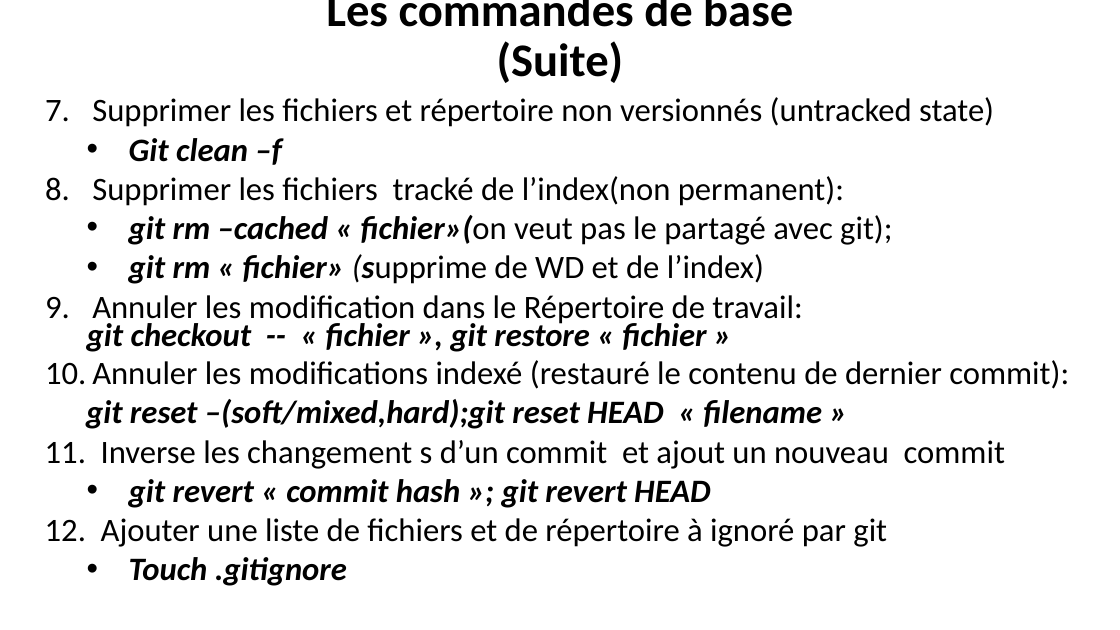
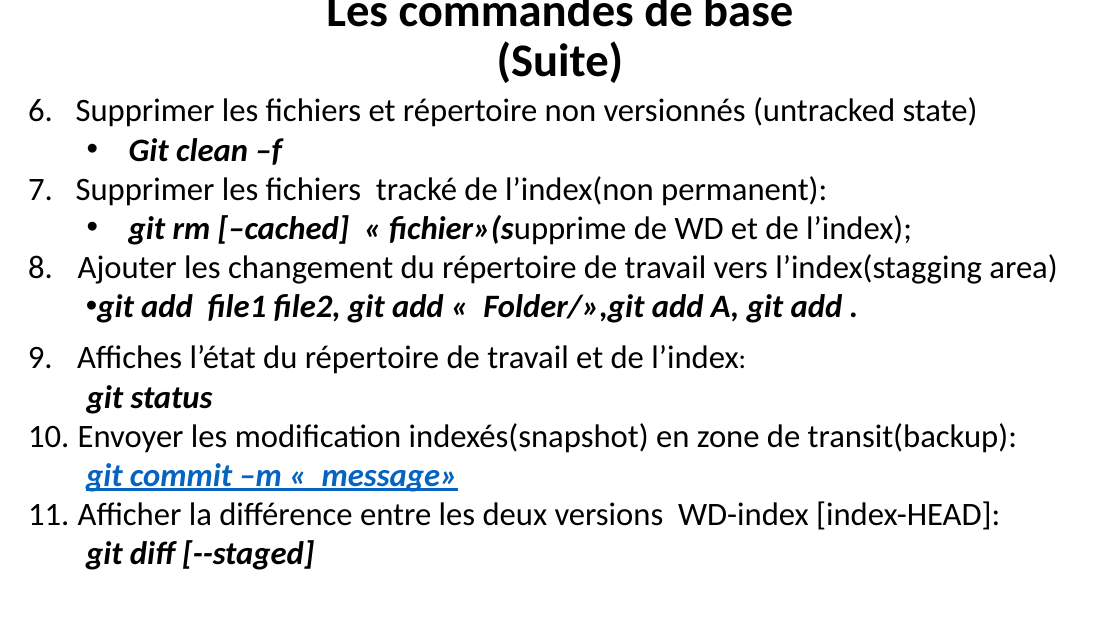
Before and after one commit to belakebiboussad/form, a slide deck: slide 9 of Formation Git.pptx. Drawn at 1120x630 pixels with LibreOffice and Linux fonts; fonts in the diff are those of the drawing. Boxes give left, top, right and bottom in pixels: in the first picture for what was removed or moved away, otherwise in the second. Text is boxed around its words. In the diff, an @@ line names an element or a change of style, - is before the commit and + after.

```diff
--- a/Formation Git.pptx
+++ b/Formation Git.pptx
@@ text at (76, 97, 978, 206): indent changed @@
@@ text at (77, 215, 1057, 570): text changed @@
-  • git rm –cached « fichier»(on veut pas le partagé avec git);
-  • git rm « fichier» (supprime de WD et de l’index)
-  9. Annuler les modification dans le Répertoire de travail:
-  git checkout -- « fichier », git restore « fichier »
-  10. Annuler les modifications indexé (restauré le contenu de dernier commit):
-  git reset –(soft/mixed,hard);git reset HEAD « filename »
-  11. Inverse les changement s d’un commit et ajout un nouveau commit
-  • git revert « commit hash »; git revert HEAD
-  12. Ajouter une liste de fichiers et de répertoire à ignoré par git
-  • Touch .gitignore
+  • git rm [–cached] « fichier»(supprime de WD et de l’index);
+  8. Ajouter les changement du répertoire de travail vers l’index(stagging area)
+  • git add file1 file2, git add « Folder/»,git add A, git add .
+  9. Affiches l’état du répertoire de travail et de l’index:
+  git status
+  10. Envoyer les modification indexés(snapshot) en zone de transit(backup):
+  git commit –m « message»
+  11. Afficher la différence entre les deux versions WD-index [index-HEAD]:
+  git diff [--staged]
```
Also in this commit, not shown: 5 other slides changed, 2 slides added, 1 slide removed, 2 other files.
